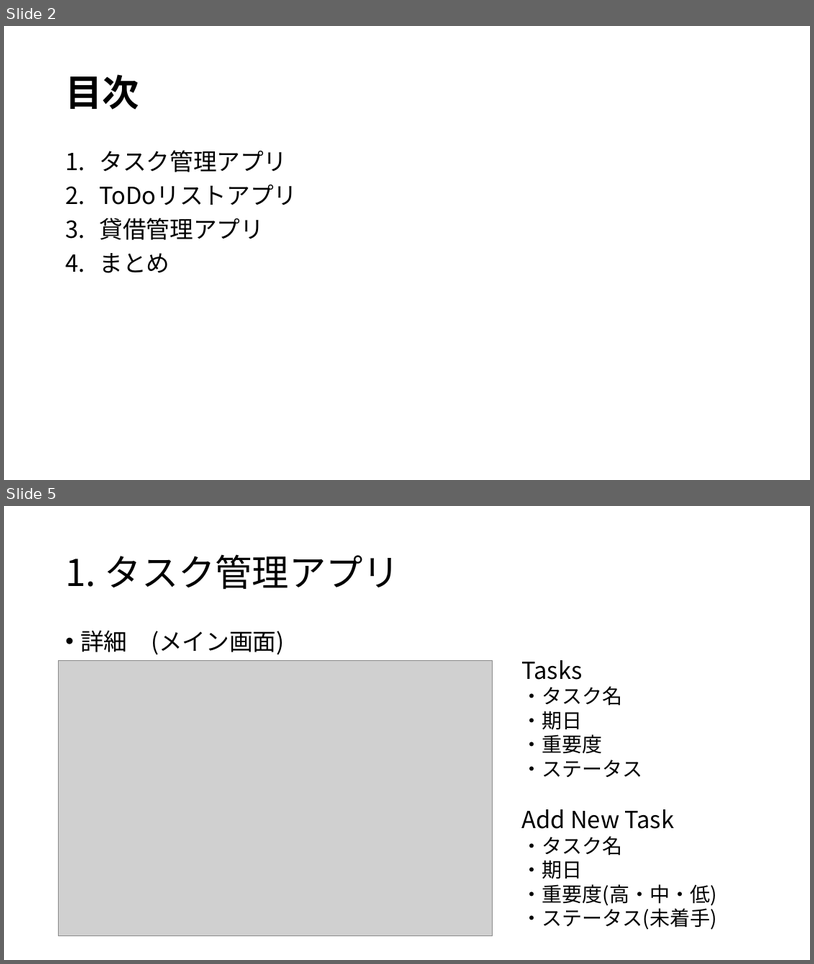
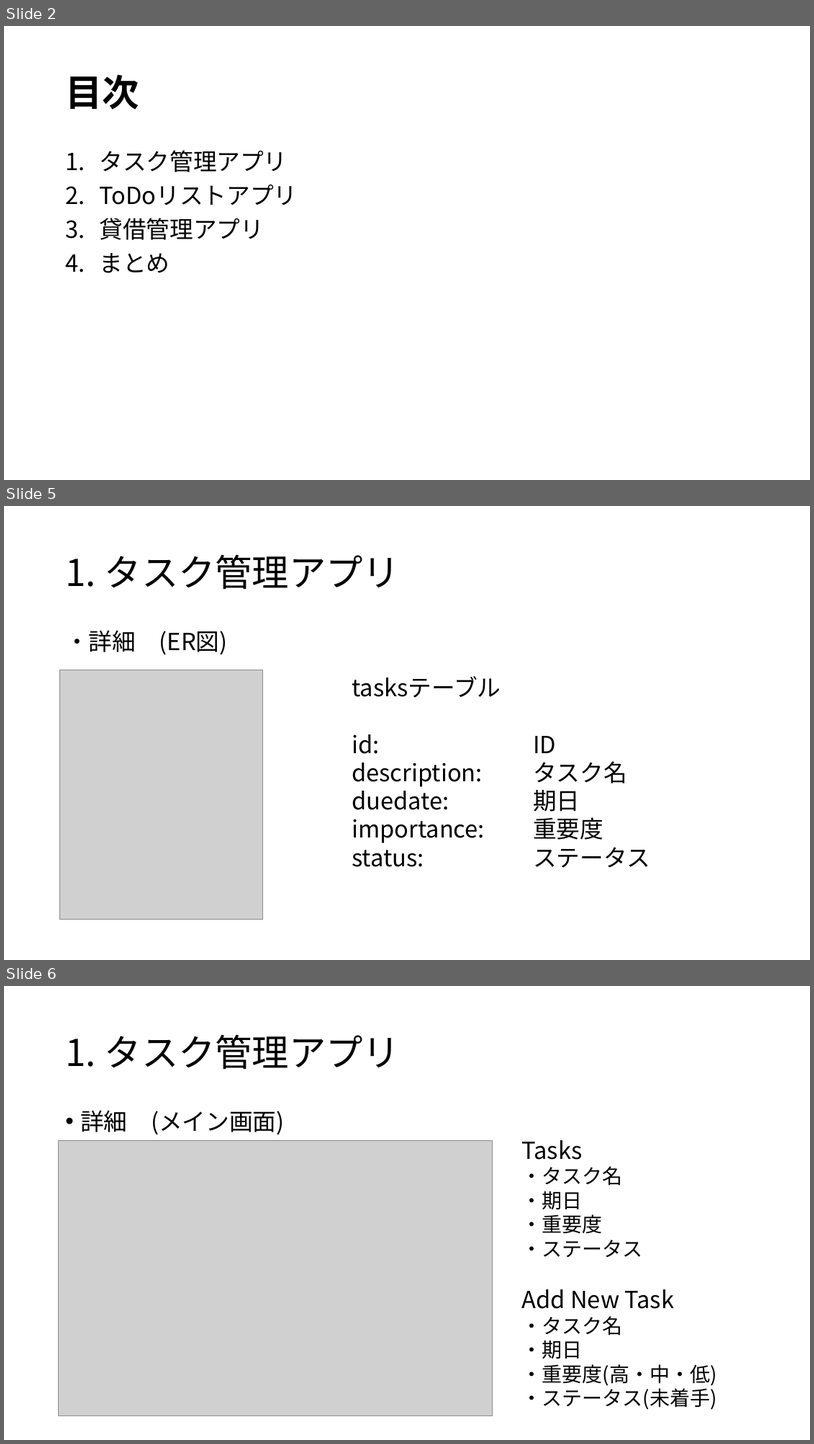
Before and after one commit to yamaguchi7d21/example, a slide deck: 8_最終課題/最終課題個人製作.pptx. Shown one above the other, each under a label of ours: slides 2 and 5 before the commit, slides 2, 5 and 6 after it; the slides between them are not shown. The pictures are 814x964 and 814x1444 pixels, drawn with LibreOffice and Linux fonts; fonts in the diff are those of the drawing; grey boxes stand for pictures. Boxes give left, top, right and bottom in pixels: in the first picture for what was removed or moved away, otherwise in the second. Text is boxed around its words. In the diff, an @@ line names an element or a change of style, - is before the commit and + after.

```diff
--- a/8_最終課題/最終課題個人製作.pptx
+++ b/8_最終課題/最終課題個人製作.pptx
@@ slide 5 added at (4, 506, 810, 960), background #FFFFFF @@
@@ title added at (65, 554, 401, 589), 44 pt, text #000000 @@
+1. タスク管理アプリ
@@ text added at (65, 630, 228, 654), 28 pt, text #000000 @@
+・詳細 (ER図)
@@ picture added at (59, 670, 263, 919) @@
@@ text added at (352, 676, 651, 867), 28 pt, text #000000 @@
+tasksテーブル
+id: ID
+description: タスク名
+duedate: 期日
+importance: 重要度
+status: ステータス
@@ what was slide 5 is now slide 6 @@
```
Also in this commit, not shown: 5 slides changed, 2 other slides added, 19 other files.
